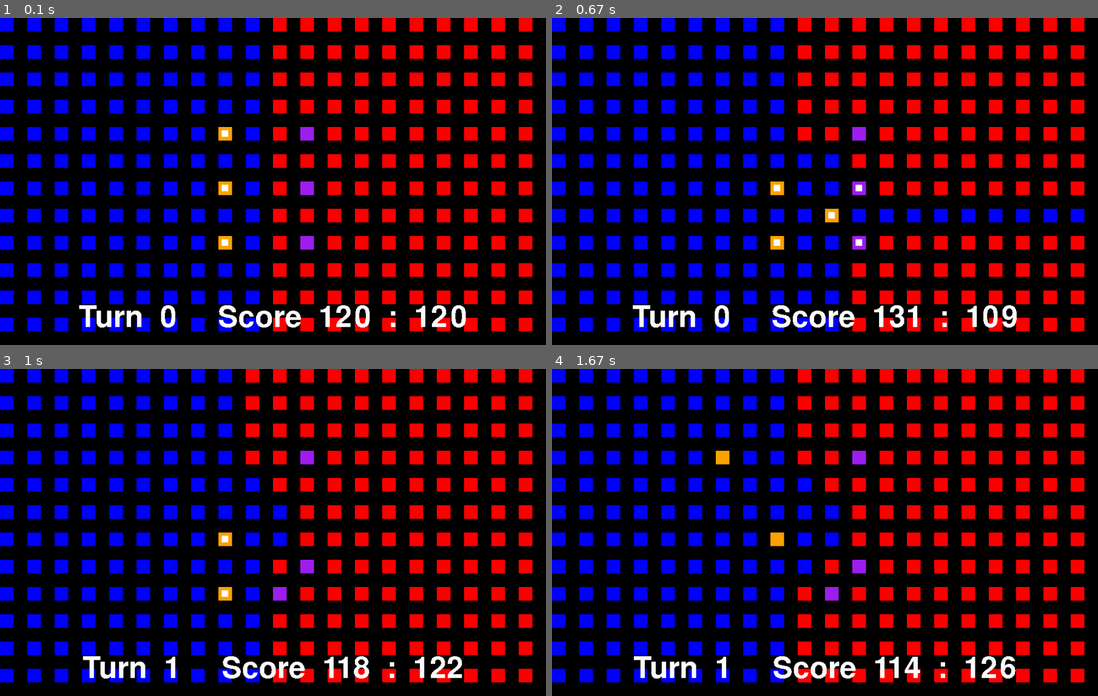
Above: before the commit, frames 1-4 (two rows, left to right).
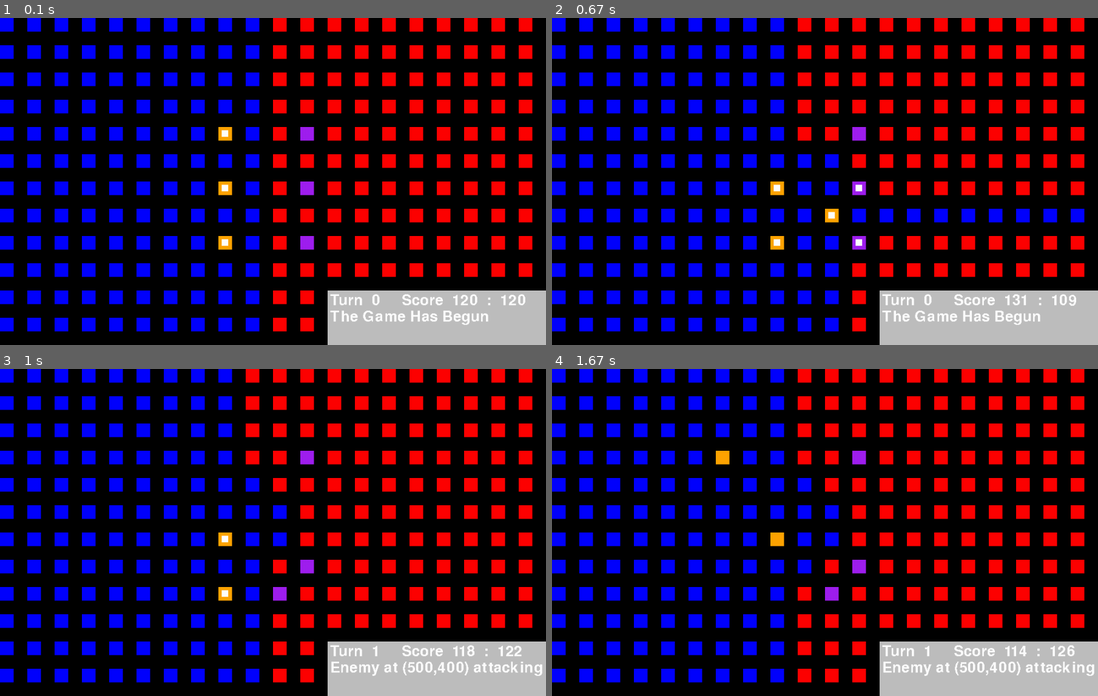
Above: after the commit, the same moments.

Repository: LWhite200/pygames
Game: pygame game, started from Final War/Final War.py
The game is run twice, just before and just after one commit, with the same random seed, the same clock (stepped at 60 frames per second) and the same inputs.
Inputs (mouse positions are in pixels of both pictures, inside the frame that each line leads up to):
- Up to frame 1 (0.1 s): no input
- Up to frame 2 (0.67 s): press the mouse at (775, 132) at 0.37 s; move the mouse to (808, 204) at 0.47 s; release the mouse at (841, 279) at 0.6 s
- Up to frame 3 (1 s): tap Enter at 0.67 s
- Up to frame 4 (1.67 s): press the mouse at (775, 539) at 1.03 s; move the mouse to (759, 503) at 1.13 s; release the mouse at (748, 463) at 1.27 s; press the mouse at (775, 594) at 1.37 s; move the mouse to (781, 571) at 1.47 s; release the mouse at (792, 548) at 1.6 s

The runs differ from the first frame. In frame 1, 7.6% of the frame differs, in the area x 14-100%, y 83-100%; in frame 2, 7.6%; in frame 3, 7.5%; in frame 4, 7.5%.

Commit message:
Add files via upload

Diff:
--- a/Final War/Final War.py
+++ b/Final War/Final War.py
@@ -1,3 +1,5 @@
+" Things to add: barriers, types, ranged attacks, enemy a.i."
+
 from collections import deque
 import pygame  # type: ignore
 import random
@@ -5,6 +7,7 @@
 
 width, height = 1000, 600
 wth, hth = (height // 100) * 2, (width // 100) * 2
+wrdDiv = 50 # translate phyiscal location to world grid
 screen = pygame.display.set_mode((width, height))
 pygame.display.set_caption('Final War')
 clock = pygame.time.Clock()
@@ -13,8 +16,9 @@
 wObj = [[None for _ in range(wth)] for _ in range(hth)]
 worldScore = [0, 0]
 curTurn = 0
-
-font = pygame.font.Font('font/Pixeltype.ttf', 80)
+toDisplayText = "The Game Has Begun"
+
+font = pygame.font.Font('font/Pixeltype.ttf', 40)
 
 background = pygame.Surface((width, height))
 background.fill('Black')
@@ -25,9 +29,10 @@
 
 PlayerObjs = []
 class playObj:
-    def __init__(self, x, y):
+    def __init__(self, x, y, type):
         self.x = x
         self.y = y
+        self.type = type
         self.surface = pygame.Surface((25, 25))
         self.surface.fill('Orange')
         self.rect = self.surface.get_rect(topleft=(self.x, self.y))
@@ -35,19 +40,29 @@
         self.doneAttack = False
         self.inRange = False
         self.isAttacking = False
-        self.maxHP = 100
-        self.curHP = 100
+        self.maxHP = 0
+        self.curHP = 0
+        self.power = 0
+        self.moveDistance = 1
+        self.getStats(type)
+
+    def getStats(self, type):
+        if type == "norm":
+            self.maxHP = 100
+            self.curHP = 100
+            self.power = 100
+            self.moveDistance = 3
 
     def moveRandom(self):
-        ranStep = random.randint(1, 4)
-        if ranStep == 1 and self.x >= 50:
-            self.x -= 50
-        elif ranStep == 2 and self.x < width - 50:
-            self.x += 50
-        elif ranStep == 3 and self.y < height - 50:
-            self.y += 50
-        elif ranStep == 4 and self.y >= 50:
-            self.y -= 50
+        ranStep = random.randint(1, 5)
+        if ranStep == 1 and self.x >= wrdDiv:
+            self.x -= wrdDiv
+        elif ranStep == 2 and self.x < width - wrdDiv:
+            self.x += wrdDiv
+        elif ranStep == 3 and self.y < height - wrdDiv:
+            self.y += wrdDiv
+        elif ranStep == 4 and self.y >= wrdDiv:
+            self.y -= wrdDiv
         self.rect.topleft = (self.x, self.y)
 
 EnemyObjs = []
@@ -63,41 +78,42 @@
         self.curHP = 100
 
     def moveRandom(self):
-        xx, yy = self.x // 50, self.y // 50
+        xx, yy = self.x // wrdDiv, self.y // wrdDiv
         ranStep = random.randint(1, 4)
-        if ranStep == 1 and self.x >= 50 and not wObj[xx - 1][yy]:
+        if ranStep == 1 and self.x >= wrdDiv and not wObj[xx - 1][yy]:
             wObj[xx][yy] = None
             wObj[xx - 1][yy] = self
-            self.x -= 50
-        elif ranStep == 2 and self.x < width - 50 and not wObj[xx + 1][yy]:
+            self.x -= wrdDiv
+        elif ranStep == 2 and self.x < width - wrdDiv and not wObj[xx + 1][yy]:
             wObj[xx][yy] = None
             wObj[xx + 1][yy] = self
-            self.x += 50
-        elif ranStep == 3 and self.y < height - 50 and not wObj[xx][yy + 1]:
+            self.x += wrdDiv
+        elif ranStep == 3 and self.y < height - wrdDiv and not wObj[xx][yy + 1]:
             wObj[xx][yy] = None
             wObj[xx][yy + 1] = self
-            self.y += 50
-        elif ranStep == 4 and self.y >= 50 and not wObj[xx][yy - 1]:
+            self.y += wrdDiv
+        elif ranStep == 4 and self.y >= wrdDiv and not wObj[xx][yy - 1]:
             wObj[xx][yy] = None
             wObj[xx][yy - 1] = self
-            self.y -= 50
+            self.y -= wrdDiv
         self.rect.topleft = (self.x, self.y)
 
     def attackPlayer(self):
 
         directions = [
-            (-50, 0), (50, 0), (0, -50), (0, 50),
-            (-50, -50), (50, -50), (-50, 50), (50, 50) ]
+            (-wrdDiv, 0), (wrdDiv, 0), (0, -wrdDiv), (0, wrdDiv),
+            (-wrdDiv, -wrdDiv), (wrdDiv, -wrdDiv), (-wrdDiv, wrdDiv), (wrdDiv, wrdDiv) ]
 
         for dx, dy in directions:
-            adj_x = (self.x + dx) // 50
-            adj_y = (self.y + dy) // 50
+            adj_x = (self.x + dx) // wrdDiv
+            adj_y = (self.y + dy) // wrdDiv
 
             if 0 <= adj_x < hth and 0 <= adj_y < wth:
                 adjObj = wObj[adj_x][adj_y]
                 if isinstance(adjObj, playObj):
-                    print(f"Enemy at ({self.x},{self.y}) attacking player at ({adjObj.x},{adjObj.y})")
-                    adjObj.curHP -= 50
+                    global toDisplayText
+                    toDisplayText = str(f"Enemy at ({self.x},{self.y}) attacking player at ({adjObj.x},{adjObj.y})")
+                    adjObj.curHP -= wrdDiv
 
                     if adjObj.curHP <= 0:
                         PlayerObjs.remove(adjObj)
@@ -105,9 +121,9 @@
                         break
                     break
 
-PlayerObjs.append(playObj(400, 200))
-PlayerObjs.append(playObj(400, 300))
-PlayerObjs.append(playObj(400, 400))
+PlayerObjs.append(playObj(400, 200, "norm"))
+PlayerObjs.append(playObj(400, 300, "norm"))
+PlayerObjs.append(playObj(400, 400, "norm"))
 EnemyObjs.append(enemObj(550, 200))
 EnemyObjs.append(enemObj(550, 300))
 EnemyObjs.append(enemObj(550, 400))
@@ -130,8 +146,8 @@
             wObj[i][j] = None
 
     for player in PlayerObjs:
-        playX = player.rect.x // 50
-        playY = player.rect.y // 50
+        playX = player.rect.x // wrdDiv
+        playY = player.rect.y // wrdDiv
         q.append((playX, playY))
         world[playX][playY] = 1
         visit[playX][playY] = True
@@ -139,8 +155,8 @@
         wObj[playX][playY] = player
 
     for enemy in EnemyObjs:
-        enemX = enemy.rect.x // 50
-        enemY = enemy.rect.y // 50
+        enemX = enemy.rect.x // wrdDiv
+        enemY = enemy.rect.y // wrdDiv
         q.append((enemX, enemY))
         world[enemX][enemY] = 0
         visit[enemX][enemY] = True
@@ -159,6 +175,11 @@
                 world[nx][ny] = color
                 q.append((nx, ny))
                 worldScore[color] += 1
+
+def displayMove():
+    scoreText = str(toDisplayText)
+    score_surf = font.render(scoreText, False, (254, 254, 254))
+    screen.blit(score_surf, (width - (width // 2.5) + 5, height - (height // 6) + 35))
 
 updateBoard()
 
@@ -206,9 +227,9 @@
 
                 for enemy in EnemyObjs:
                     if enemy.rect.collidepoint(event.pos) and playerAttacking:
-                        if abs(playerAttacking.x - enemy.x) <= 50 and abs(playerAttacking.y - enemy.y) <= 50:
-                            print("Enemy Was Attacked Successfully")
-                            enemy.curHP -= 50
+                        if abs(playerAttacking.x - enemy.x) <= wrdDiv and abs(playerAttacking.y - enemy.y) <= wrdDiv:
+                            toDisplayText = "Enemy Was Attacked"
+                            enemy.curHP -= playerAttacking.power
                             playerAttacking.doneAttack = True
                             playerAttacking.hasMoved = True
                             playerAttacking.isAttacking = False
@@ -227,34 +248,34 @@
                 mouse_x, mouse_y = event.pos
                 new_x = mouse_x + drag_offset_x
                 new_y = mouse_y + drag_offset_y
-                new_x = (new_x // 50) * 50
-                new_y = (new_y // 50) * 50
-
-                max_dist = 3  # Movement distance limit
-                if abs(new_x - original_x) > max_dist * 50:
-                    new_x = original_x + max_dist * 50 if new_x > original_x else original_x - max_dist * 50
-                if abs(new_y - original_y) > max_dist * 50:
-                    new_y = original_y + max_dist * 50 if new_y > original_y else original_y - max_dist * 50
+                new_x = (new_x // wrdDiv) * wrdDiv
+                new_y = (new_y // wrdDiv) * wrdDiv
+
+                max_dist = dragging_player.moveDistance  # Movement distance limit
+                if abs(new_x - original_x) > max_dist * wrdDiv:
+                    new_x = original_x + max_dist * wrdDiv if new_x > original_x else original_x - max_dist * wrdDiv
+                if abs(new_y - original_y) > max_dist * wrdDiv:
+                    new_y = original_y + max_dist * wrdDiv if new_y > original_y else original_y - max_dist * wrdDiv
 
                 dragging_player.rect.topleft = (new_x, new_y)
 
                 for dx in range(-max_dist, max_dist + 1):
                     for dy in range(-max_dist, max_dist + 1):
-                        if 0 <= (original_x // 50 + dx) < hth and 0 <= (original_y // 50 + dy) < wth:
+                        if 0 <= (original_x // wrdDiv + dx) < hth and 0 <= (original_y // wrdDiv + dy) < wth:
                             if abs(dx) <= max_dist and abs(dy) <= max_dist:
                                 if (dx == 0 and dy == 0):
-                                    world[(original_x // 50) + dx][(original_y // 50) + dy] = 2
+                                    world[(original_x // wrdDiv) + dx][(original_y // wrdDiv) + dy] = 2
                                 else:
-                                    world[(original_x // 50) + dx][(original_y // 50) + dy] = 3
+                                    world[(original_x // wrdDiv) + dx][(original_y // wrdDiv) + dy] = 3
         if event.type == pygame.MOUSEBUTTONUP:
             if event.button == 1 and dragging_player:
                 if dragging_player:
-                    new_x = dragging_player.rect.x // 50
-                    new_y = dragging_player.rect.y // 50
+                    new_x = dragging_player.rect.x // wrdDiv
+                    new_y = dragging_player.rect.y // wrdDiv
                     for i, player in enumerate(PlayerObjs):
                         if player == dragging_player:
-                            PlayerObjs[i].x = new_x * 50
-                            PlayerObjs[i].y = new_y * 50
+                            PlayerObjs[i].x = new_x * wrdDiv
+                            PlayerObjs[i].y = new_y * wrdDiv
                             PlayerObjs[i].hasMoved = True
                             PlayerObjs[i].isAttacking = False
                             PlayerObjs[i].inRange = False
@@ -268,7 +289,7 @@
     for i in range(0, hth):
         for j in range(0, wth):
             color = "Red" if world[i][j] == 0 else "Blue" if world[i][j] == 1 else "White" if world[i][j] == 2 else "Magenta"
-            pygame.draw.rect(screen, color, pygame.Rect(i * 50, j * 50, 25, 25))
+            pygame.draw.rect(screen, color, pygame.Rect(i * wrdDiv, j * wrdDiv, 25, 25))
 
     # Enemy
     for enemy in EnemyObjs:
@@ -285,13 +306,13 @@
     for player in PlayerObjs:
         player.canAttack = False
         surrounding_positions = [
-            (-50, 0), (50, 0), (0, -50), (0, 50),
-            (-50, -50), (50, -50), (-50, 50), (50, 50)
+            (-wrdDiv, 0), (wrdDiv, 0), (0, -wrdDiv), (0, wrdDiv),
+            (-wrdDiv, -wrdDiv), (wrdDiv, -wrdDiv), (-wrdDiv, wrdDiv), (wrdDiv, wrdDiv)
         ]
 
         for dx, dy in surrounding_positions:
-            adjacent_x = (player.x + dx) // 50
-            adjacent_y = (player.y + dy) // 50
+            adjacent_x = (player.x + dx) // wrdDiv
+            adjacent_y = (player.y + dy) // wrdDiv
 
             if 0 <= adjacent_x < hth and 0 <= adjacent_y < wth:
                 obj = wObj[adjacent_x][adjacent_y]
@@ -308,10 +329,16 @@
             nm_rect = nm_surf.get_rect(center=player.rect.center)
             screen.blit(nm_surf, nm_rect)
 
+
+    textArea = pygame.Surface((width // 2.5, height // 6))
+    textArea.fill('Grey')
+    screen.blit(textArea, (width - (width // 2.5), height - (height // 6)))
+
     scoreText = str("Turn  " + str(curTurn) + "     Score  " + str(worldScore[1]) + "  :  " + str(worldScore[0]))
     score_surf = font.render(scoreText, False, (254, 254, 254))
-    score_rect = score_surf.get_rect(center=(500, 550))
-    screen.blit(score_surf, score_rect)
+    screen.blit(score_surf, (width - (width // 2.5) + 5, height - (height // 6) + 5))
+
+    displayMove()
 
     pygame.display.update()
     clock.tick(60)
